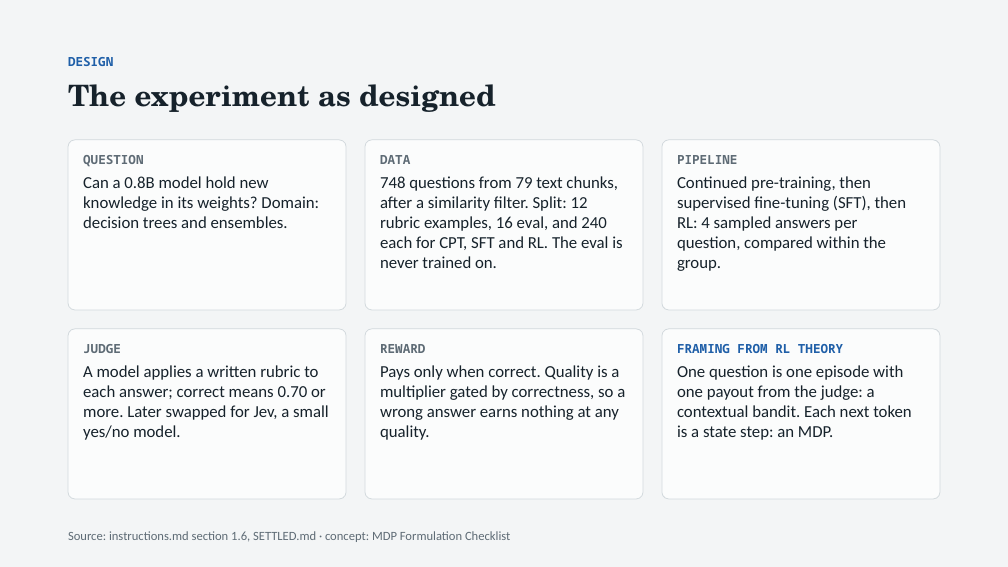
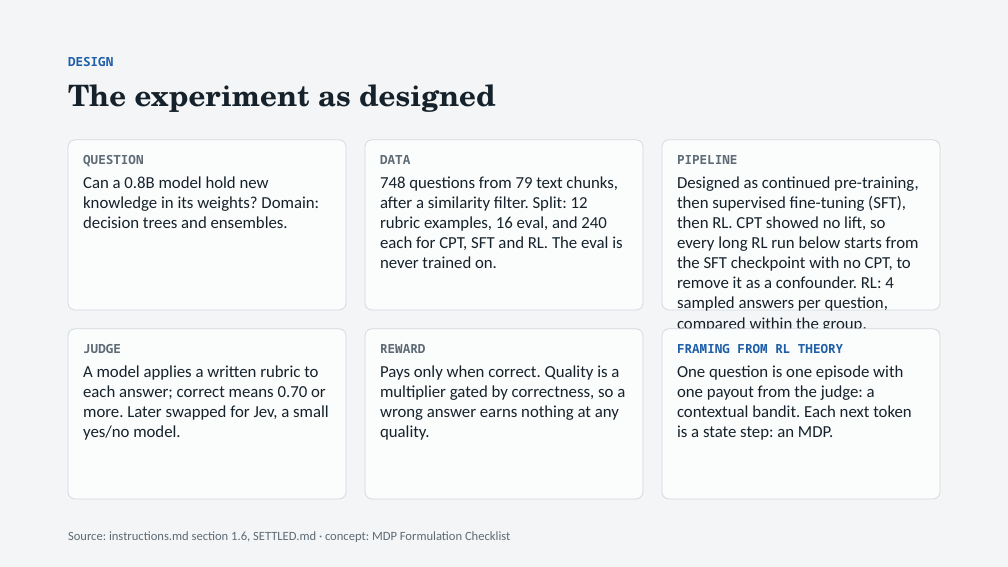
Before and after one commit to thistleknot/rl_v2_share, a slide deck: slide 4 of docs/RL_V2_rl.pptx. Drawn at 1008x567 pixels with LibreOffice and Linux fonts; fonts in the diff are those of the drawing. Boxes give left, top, right and bottom in pixels: in the first picture for what was removed or moved away, otherwise in the second. Text is boxed around its words. In the diff, an @@ line names an element or a change of style, - is before the commit and + after.

```diff
--- a/docs/RL_V2_rl.pptx
+++ b/docs/RL_V2_rl.pptx
@@ text at (x1=677, y1=176, x2=919, y2=329): text changed @@
-Continued pre-training, then supervised fine-tuning (SFT), then RL: 4 sampled answers per question, compared within the group.
+Designed as continued pre-training, then supervised fine-tuning (SFT), then RL. CPT showed no lift, so every long RL run below starts from the SFT checkpoint with no CPT, to remove it as a confounder. RL: 4 sampled answers per question, compared within the group.
```
Also in this commit, not shown: 3 other slides changed, 1 other file.
